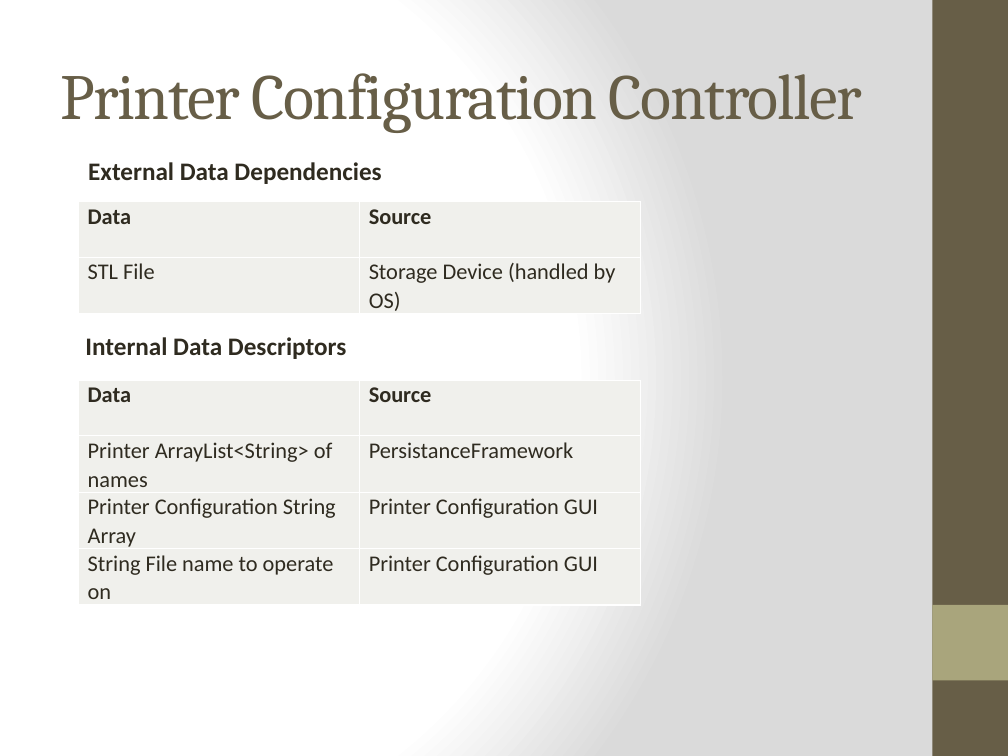
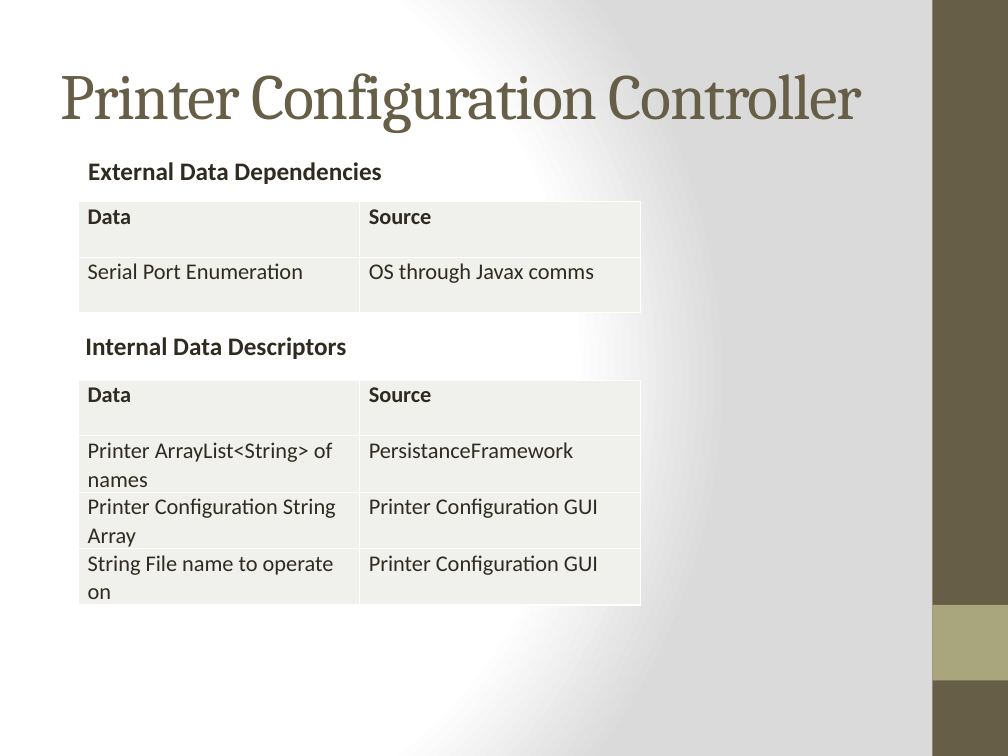
Before and after one commit to qpHalcy0n/SRDesign, a slide deck: slide 31 of DDS Presentation/Team Ink3d DDS.pptx. Drawn at 1008x756 pixels with LibreOffice and Linux fonts; fonts in the diff are those of the drawing. Boxes give left, top, right and bottom in pixels: in the first picture for what was removed or moved away, otherwise in the second. Text is boxed around its words. In the diff, an @@ line names an element or a change of style, - is before the commit and + after.

Commit message:
updates to DDS

```diff
--- a/DDS Presentation/Team Ink3d DDS.pptx
+++ b/DDS Presentation/Team Ink3d DDS.pptx
@@ table at <box>79,202,641,312</box> @@
-row 2, column 1: STL File
+row 2, column 1: Serial Port Enumeration
-row 2, column 2: Storage Device (handled by OS)
+row 2, column 2: OS through Javax comms
```
Also in this commit, not shown: 2 other slides changed.
